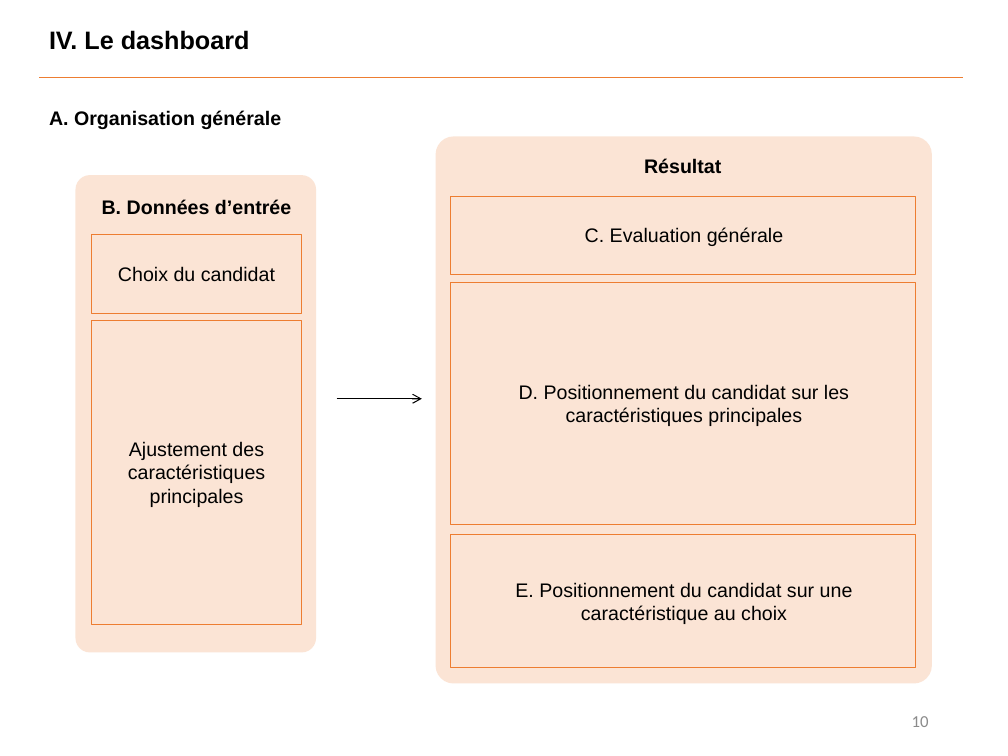
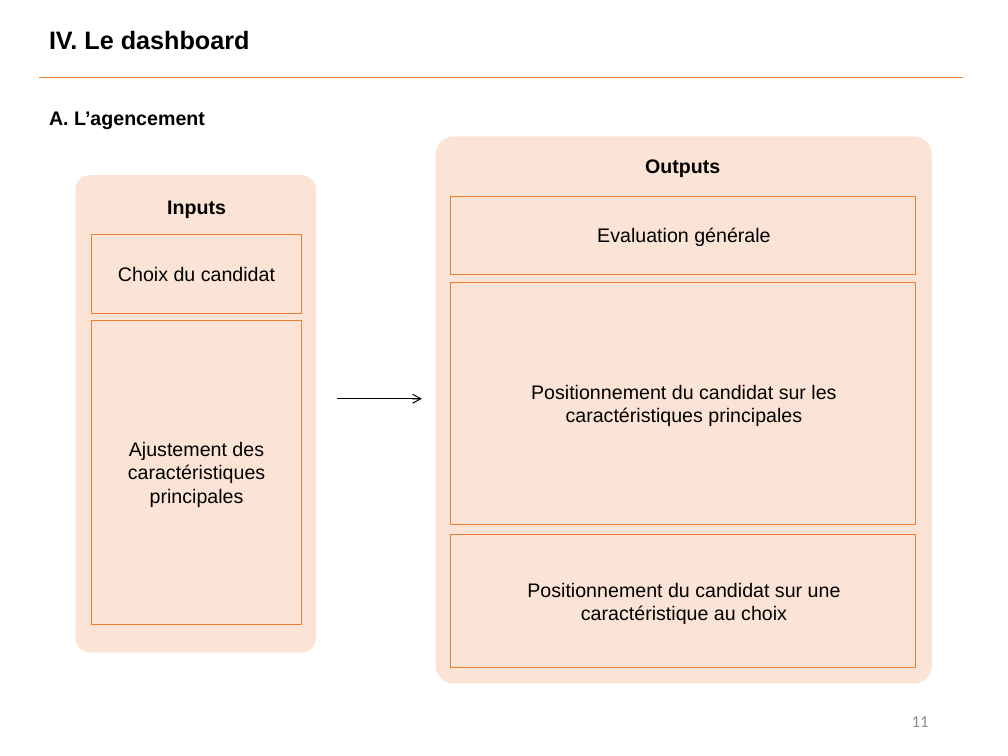
Before and after one commit to Benoit-78/P7_credit_loan_scoring_model, a slide deck: slide 11 of soutenance/P7_soutenance.pptx (slide 10 before the commit). Drawn at 1008x756 pixels with LibreOffice and Linux fonts; fonts in the diff are those of the drawing. Boxes give left, top, right and bottom in pixels: in the first picture for what was removed or moved away, otherwise in the second. Text is boxed around its words. In the diff, an @@ line names an element or a change of style, - is before the commit and + after.

```diff
--- a/soutenance/P7_soutenance.pptx
+++ b/soutenance/P7_soutenance.pptx
@@ text at (49, 111, 205, 129): text changed @@
-A. Organisation générale
+A. L’agencement
@@ text at (645, 159, 720, 177): text changed @@
-Résultat
+Outputs
@@ text at (167, 200, 226, 218): text changed @@
-B. Données d’entrée
+Inputs
@@ text at (597, 227, 770, 246): text changed @@
-C. Evaluation générale
+Evaluation générale
@@ text at (531, 384, 836, 426): text changed @@
-D. Positionnement du candidat sur les caractéristiques principales
+Positionnement du candidat sur les caractéristiques principales
@@ text at (527, 582, 841, 624): text changed @@
-E. Positionnement du candidat sur une caractéristique au choix
+Positionnement du candidat sur une caractéristique au choix
@@ page number at (912, 716, 929, 727): text changed @@
-10
+11
```
Also in this commit, not shown: 10 other slides changed, 1 slide added, 2 other files.
